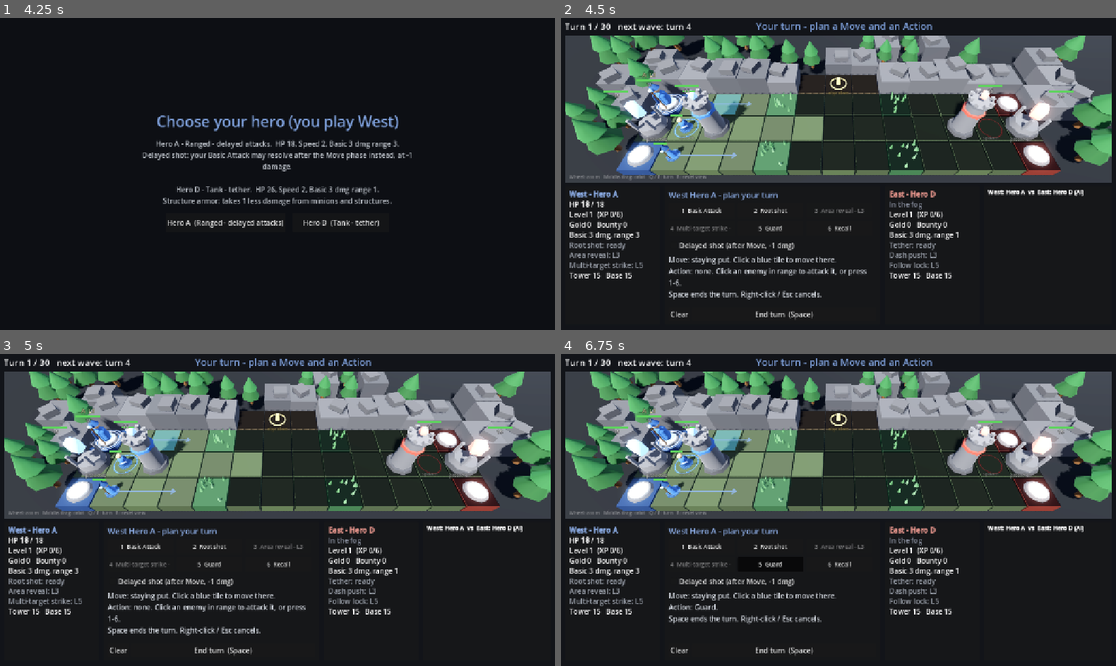
Above: before the commit, frames 1-4 (two rows, left to right).
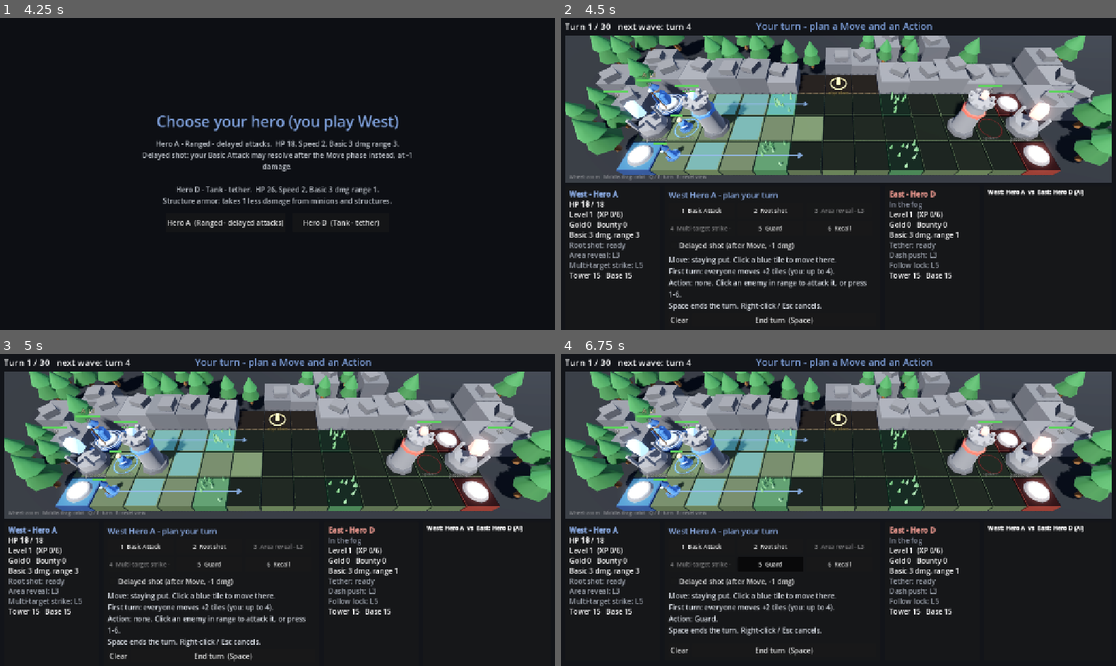
Above: after the commit, the same moments.

Repository: slimefromdq/old-domains-MOBA
Game: Godot game, scene res://scenes/main.tscn
Two runs of this game, one before a commit and one after it. Both use one fixed random seed, a clock stepped at 60 frames per second and the inputs below.
Inputs (mouse positions are in pixels of both pictures, inside the frame that each line leads up to):
- Up to frame 1 (4.25 s): click "Play vs AI" at 0.5 s; click (138, 211) at 1.27 s; click (210, 211) at 2.02 s; click (277, 211) at 2.77 s; click (138, 227) at 3.52 s
- Up to frame 2 (4.5 s): click (771, 227) at 4.27 s
- Up to frame 3 (5 s): no input
- Up to frame 4 (6.75 s): click "1 Basic Attack" at 5 s; click "2 Root shot" at 5.75 s; click "5 Guard" at 6.5 s

Frame 1 is identical in both runs. In frame 2, 3.5% of the frame differs, in the area x 10-56%, y 24-99%; in frame 3, 3.5%; in frame 4, 2.7%.

Commit message:
Give heroes and minions +2 speed on turn 1 so combat starts sooner
Co-Authored-By: Claude Opus 5.5 <noreply@anthropic.com>
Claude-Session: https://claude.ai/code/session_014adGSKpcsuQBE34svAzzVn

Diff:
--- a/scripts/core/legality.gd
+++ b/scripts/core/legality.gd
@@ -12,12 +12,13 @@
 ## not stood on. `from` differs from hero.pos when planning after a dash.
 static func move_options(s: MatchState, hero: Unit, from: Vector2i) -> Dictionary:
 	var result := {}
+	var speed := Rules.move_speed(s, hero)
 	var paths := {from: []}
 	var frontier: Array[Vector2i] = [from]
 	while not frontier.is_empty():
 		var c: Vector2i = frontier.pop_front()
 		var path: Array = paths[c]
-		if path.size() >= hero.speed:
+		if path.size() >= speed:
 			continue
 		for d in Rules.dirs_for(hero.side):
 			var n: Vector2i = c + d
@@ -178,7 +179,7 @@
 
 ## The player's own path is kept if it is a valid step-by-step walk.
 static func _same_path(_reference: Array, path: Array[Vector2i], origin: Vector2i, s: MatchState, hero: Unit) -> bool:
-	if path.size() > hero.speed:
+	if path.size() > Rules.move_speed(s, hero):
 		return false
 	var prev := origin
 	for i in path.size():
--- a/scripts/core/minion_ai.gd
+++ b/scripts/core/minion_ai.gd
@@ -63,12 +63,12 @@
 	return best
 
 
-## Walks up to `speed` tiles toward the enemy Base, stopping as soon as
+## Walks up to its move speed in tiles toward the enemy Base, stopping as soon as
 ## anything is in range. Only ever steps closer, so it never oscillates.
 static func step_minion(s: MatchState, m: Unit, aggro: Array) -> Vector2i:
 	var field := distance_field(s.map, s.map.bases[1 - m.side])
 	var pos := m.pos
-	for i in m.speed:
+	for i in Rules.move_speed(s, m):
 		if pick_target(s, m, pos, aggro) != null:
 			break
 		var best := pos
--- a/scripts/core/rules.gd
+++ b/scripts/core/rules.gd
@@ -21,6 +21,7 @@
 	Unit.Kind.SIEGE: {"name": "Siege minion", "hp": 8, "damage": 1, "structure_damage": 3, "range": 1, "gold": 4, "xp": 4},
 }
 const WAVE := [Unit.Kind.MELEE, Unit.Kind.MELEE, Unit.Kind.RANGED]
+const FIRST_TURN_SPEED_BONUS := 2   # heroes and minions move further on turn 1 so the lanes meet sooner
 
 # --- Structures (doc) --------------------------------------------------------
 const TOWER := {"name": "Tower", "hp": 15, "range": 2, "vs_minion": 2, "vs_hero": 4}   # hp: doc 30, lowered for testing
@@ -58,6 +59,11 @@
 const STRUCTURE_ARMOR := 1                 # (doc) Hero D trait
 
 
+## How many tiles `u` may move this turn: its Speed, plus a boost on turn 1.
+static func move_speed(s: MatchState, u: Unit) -> int:
+	return u.speed + (FIRST_TURN_SPEED_BONUS if s.turn == 1 else 0)
+
+
 static func dist(a: Vector2i, b: Vector2i) -> int:
 	return absi(a.x - b.x) + absi(a.y - b.y)
 
--- a/scripts/view/order_panel.gd
+++ b/scripts/view/order_panel.gd
@@ -268,6 +268,8 @@
 		lines.append("Move: staying put. Click a blue tile to move there.")
 	else:
 		lines.append("Move: %d tile(s) to %s." % [orders.move_path.size(), orders.move_path.back()])
+	if state.turn == 1 and _move_allowed():
+		lines.append("First turn: everyone moves +%d tiles (you: up to %d)." % [Rules.FIRST_TURN_SPEED_BONUS, Rules.move_speed(state, hero)])
 	if orders.action == A.NONE:
 		lines.append("Action: none. Click an enemy in range to attack it, or press 1-6.")
 	else:
--- a/tests/run_tests.gd
+++ b/tests/run_tests.gd
@@ -198,6 +198,7 @@
 
 func test_cannot_move_through_enemies() -> void:
 	var s := board("A", "D", Vector2i(4, 2), Vector2i(5, 2))
+	s.turn = 2   # normal speed; turn 1's boost could walk around the enemy
 	var opts := Legality.move_options(s, s.hero(0), s.hero(0).pos)
 	check(not opts.has(Vector2i(6, 2)), "no path through the enemy hero")
 	s.add_minion(Unit.Kind.MELEE, Rules.WEST, Vector2i(4, 1))
@@ -206,6 +207,26 @@
 	s.hero(1).pos = Vector2i(9, 2)
 	opts = Legality.move_options(s, s.hero(0), s.hero(0).pos)
 	check(opts.has(Vector2i(5, 1)), "can walk through an allied minion")
+
+
+func test_first_turn_speed_boost() -> void:
+	var s := MatchState.new_match(MapData.create_default(), "A", "D")
+	var h := s.hero(0)
+	var far := 0
+	for c in Legality.move_options(s, h, h.pos):
+		far = maxi(far, Rules.dist(h.pos, c))
+	eq(far, h.speed + Rules.FIRST_TURN_SPEED_BONUS, "turn 1: heroes move further")
+	var m := s.unit_at(Vector2i(1, 1))   # a West melee minion with a clear lane ahead
+	var start := m.pos
+	var r := Resolver.resolve(s, idle(), idle())
+	var after := r.state.unit_by_id(m.id)
+	eq(Rules.dist(start, after.pos), Rules.MINION_SPEED + Rules.FIRST_TURN_SPEED_BONUS, "turn 1: minions move further")
+	var s2 := r.state
+	h = s2.hero(0)
+	far = 0
+	for c in Legality.move_options(s2, h, h.pos):
+		far = maxi(far, Rules.dist(h.pos, c))
+	eq(far, h.speed, "turn 2: back to normal speed")
 
 
 func test_delayed_shot_hits_the_tile_moved_to() -> void:
Not shown, changed: docs/rules-notes.md
